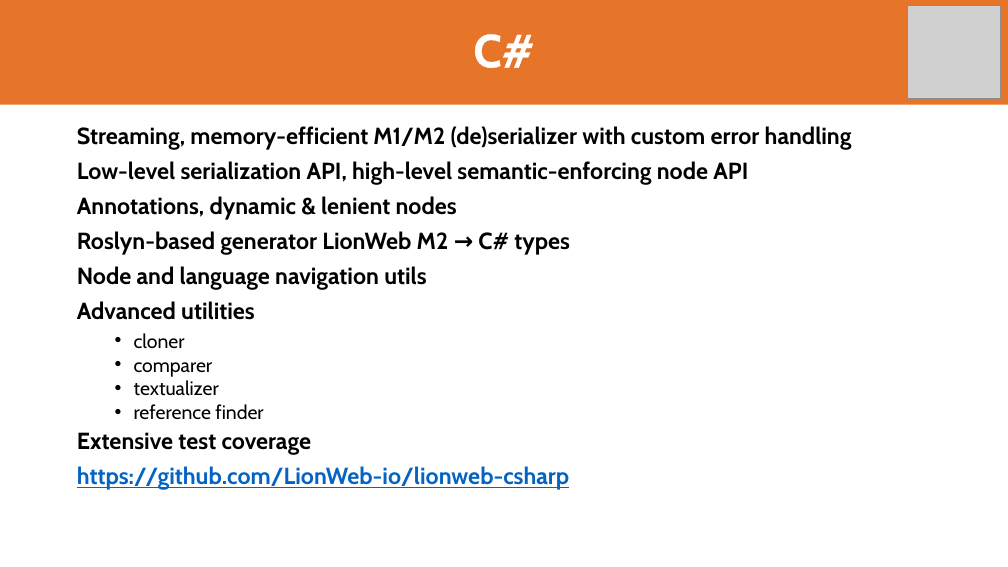
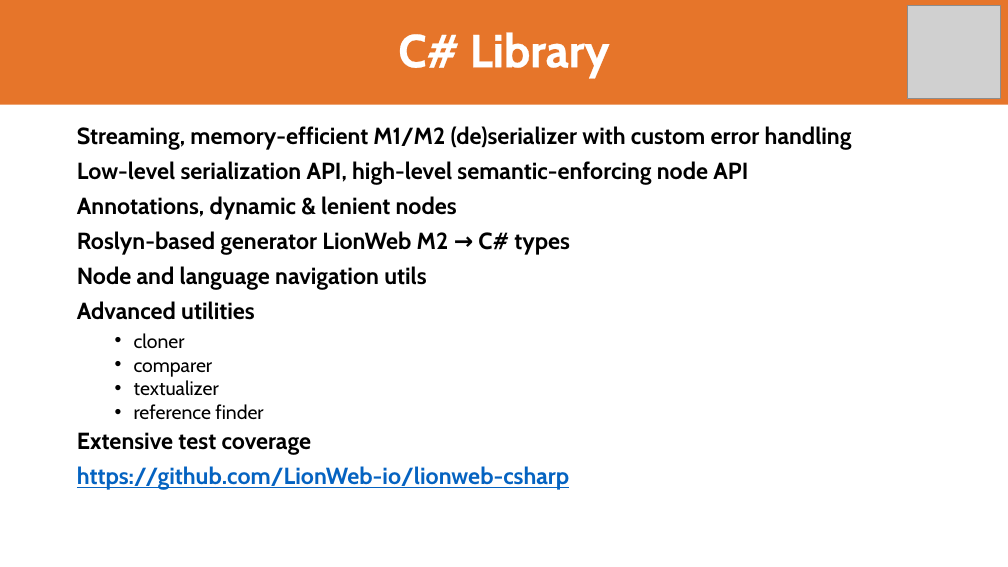
Before and after one commit to LionWeb-io/specification, a slide deck: slide 21 of resources/LangDev 2024 Talk.pptx. Drawn at 1008x567 pixels with LibreOffice and Linux fonts; fonts in the diff are those of the drawing; grey boxes stand for pictures; background and template pictures are left out. Boxes give left, top, right and bottom in pixels: in the first picture for what was removed or moved away, otherwise in the second. Text is boxed around its words. In the diff, an @@ line names an element or a change of style, - is before the commit and + after.

```diff
--- a/resources/LangDev 2024 Talk.pptx
+++ b/resources/LangDev 2024 Talk.pptx
@@ title at (398,32,610,78): text changed @@
-C#
+C# Library
```
Also in this commit, not shown: 12 other slides changed.
